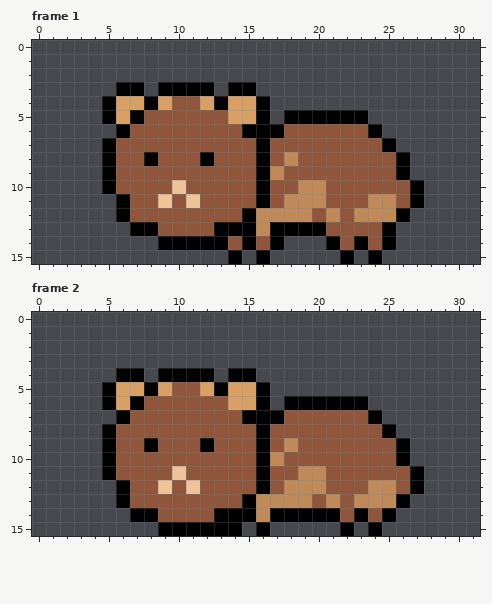
One commit to this pixel-art file: Art/Hamster_idle.ase. Above: the version before the commit.
32x16 pixels, 2 frames. Shown: frame 1, frame 2.
New version:
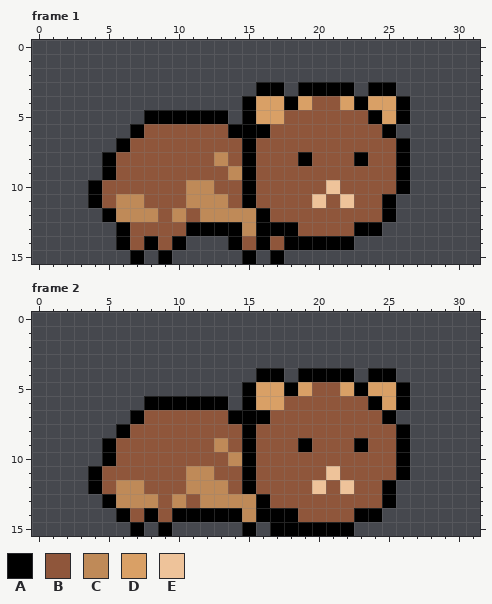
Palette (. is transparent): A #000000  B #8f563b  C #bf8a58  D #d9a066  E #eec39a
Author's note on the commit: Fix hamster sprites, background images setup
Diff:
Changed rows in their new state; - is an unchanged pixel.
Frame 1, layers "Head", "Body":
first column x 4:
 3 --..-....-..AA-AAAA-AA--
 4 -..........ADDADBBDADDA-
 5 -...AAAAAA.ADDBBBBBBADA-
 6 --.A------A--B------BA--
 7 -.A--------AB--------BA-
 8 ----B---BC-AB-BA---A----
 9 ----------CABB----------
10 AB----BCC--AB--BBE----A.
11 ABCC-B-CCC-AB-BBE-E-BA..
12 -ACCC-C-CCCCABBB-B-BBA.-
13 --ABB--AA--CA--BB--AA.--
14 --ABAB-...ABABAAA-A...--
15 ---A-A----.A.A----.-.---
Frame 2, layers "Head", "Body":
first column x 4:
 4 --..-....-..AA-AAAA-AA--
 5 -..........ADDADBBDADDA-
 6 -...AAAAAA.ADDBBBBBBADA-
 7 --.A------A--B------BA--
 8 -.A--------AB--------BA-
 9 ----B---BC-AB-BA---A----
10 ----------CABB----------
11 AB----BCC--AB--BBE----A.
12 ABCC-B-CCC-AB-BBE-E-BA..
13 -ACCC-C-CCCCABBB-B-BBA.-
14 --AB--AAA--CA--BBB--A.--
15 ---A--.....A.AAAAA--.---
Boxes around the changes in both pictures, in picture pixels (x1, y1, x2, y2):
changed: (88, 82, 424, 264)
changed: (88, 368, 424, 536)
